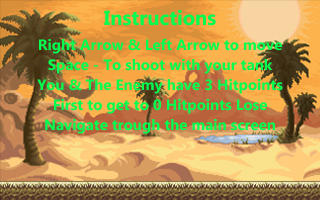
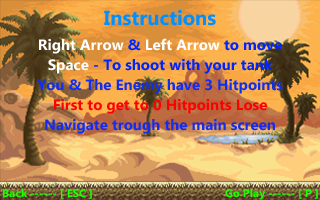
Layer changes from the first w=320, h=200 image to the second:
added layer "Go Play ------ [ P ]" above "Back ------ [ ESC ]" over [225,188,318,200]
added layer "Back ------ [ ESC ]" above "Navigate trough the main screen" over [2,188,92,199]
painted on "Navigate trough the main screen" over [45,119,275,134]
painted on "First to get to 0 Hitpoints Lose" over [54,99,267,114]
painted on "You & The Enemy have 3 Hitpoints" over [37,79,283,94]
painted on "Space - To shoot with your tank" over [48,59,273,74]
painted on "Right Arrow & Left Arrow to move" over [39,38,282,54]
painted on "Instructions" over [104,10,216,26]
